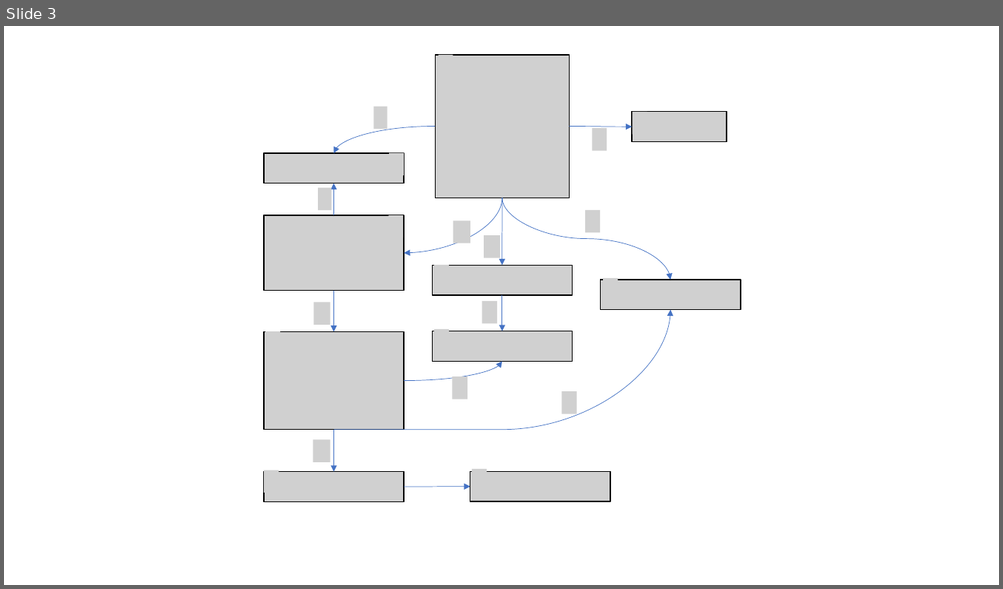
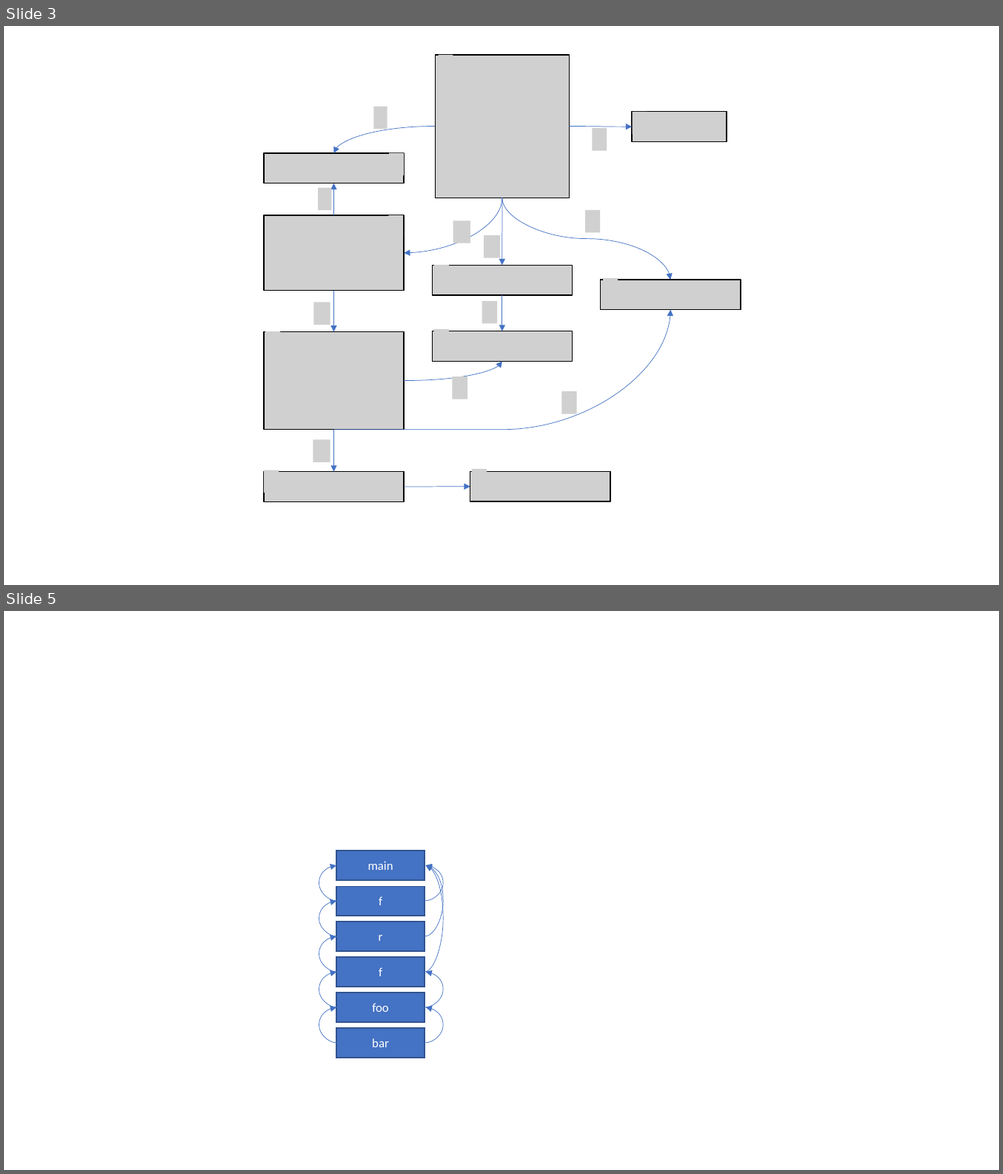
Before and after one commit to AvivNaaman/OpenU-Compilation, a slide deck: Graphs.pptx. Shown one above the other, each under a label of ours: slide 3 before the commit, slides 3 and 5 after it; the slides between them are not shown. The pictures are 1003x589 and 1003x1174 pixels, drawn with LibreOffice and Linux fonts; fonts in the diff are those of the drawing; grey boxes stand for pictures. Boxes give left, top, right and bottom in pixels: in the first picture for what was removed or moved away, otherwise in the second. Text is boxed around its words. In the diff, an @@ line names an element or a change of style, - is before the commit and + after.

```diff
--- a/Graphs.pptx
+++ b/Graphs.pptx
@@ slide 5 added at box(4, 611, 999, 1170), background #FFFFFF @@
@@ group added at box(318, 851, 444, 1058): 10 curved arrows, 6 rectangles @@
+main
+f
+r
+f
+foo
+bar
```
Also in this commit, not shown: 2 other slides added, 10 other files.
